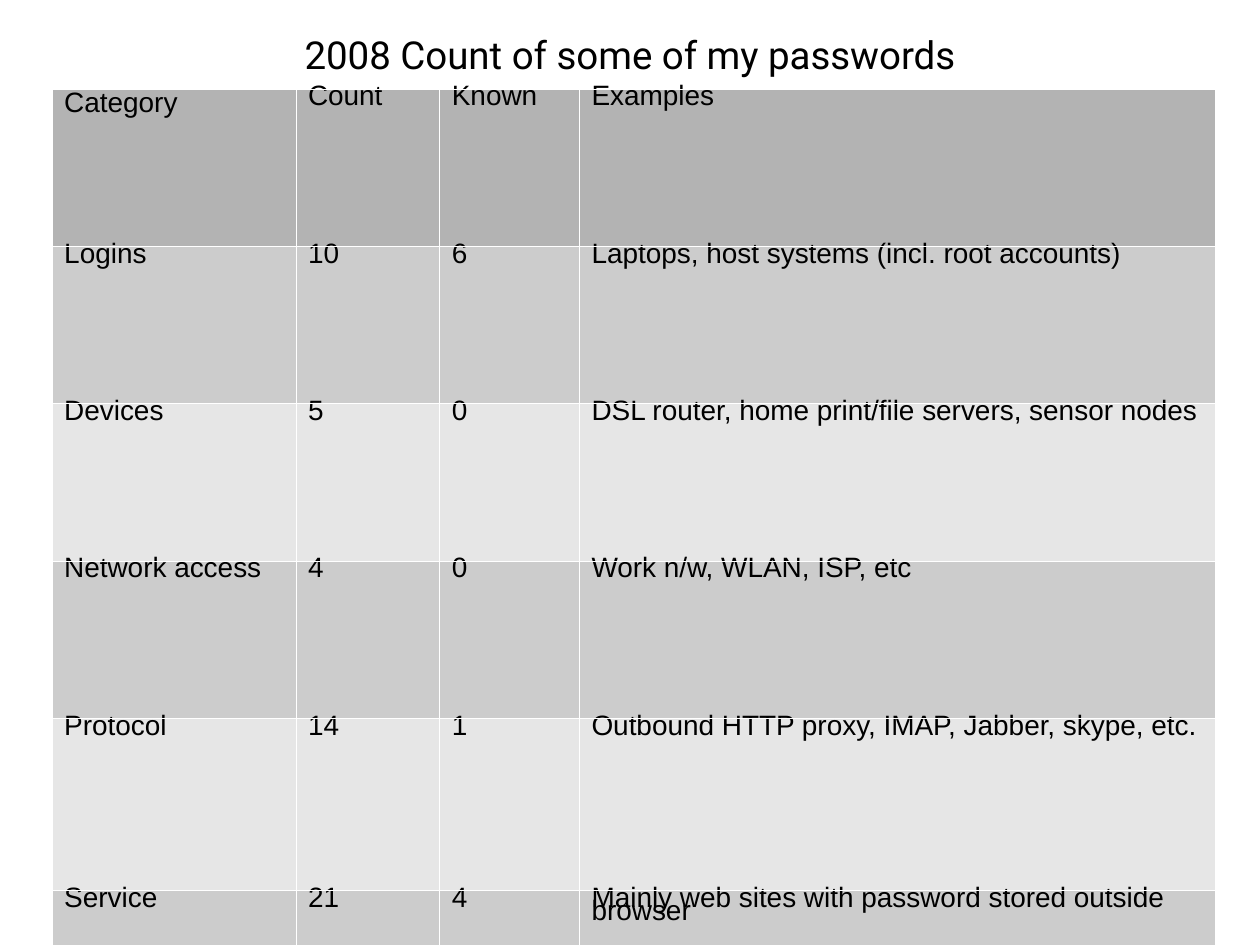
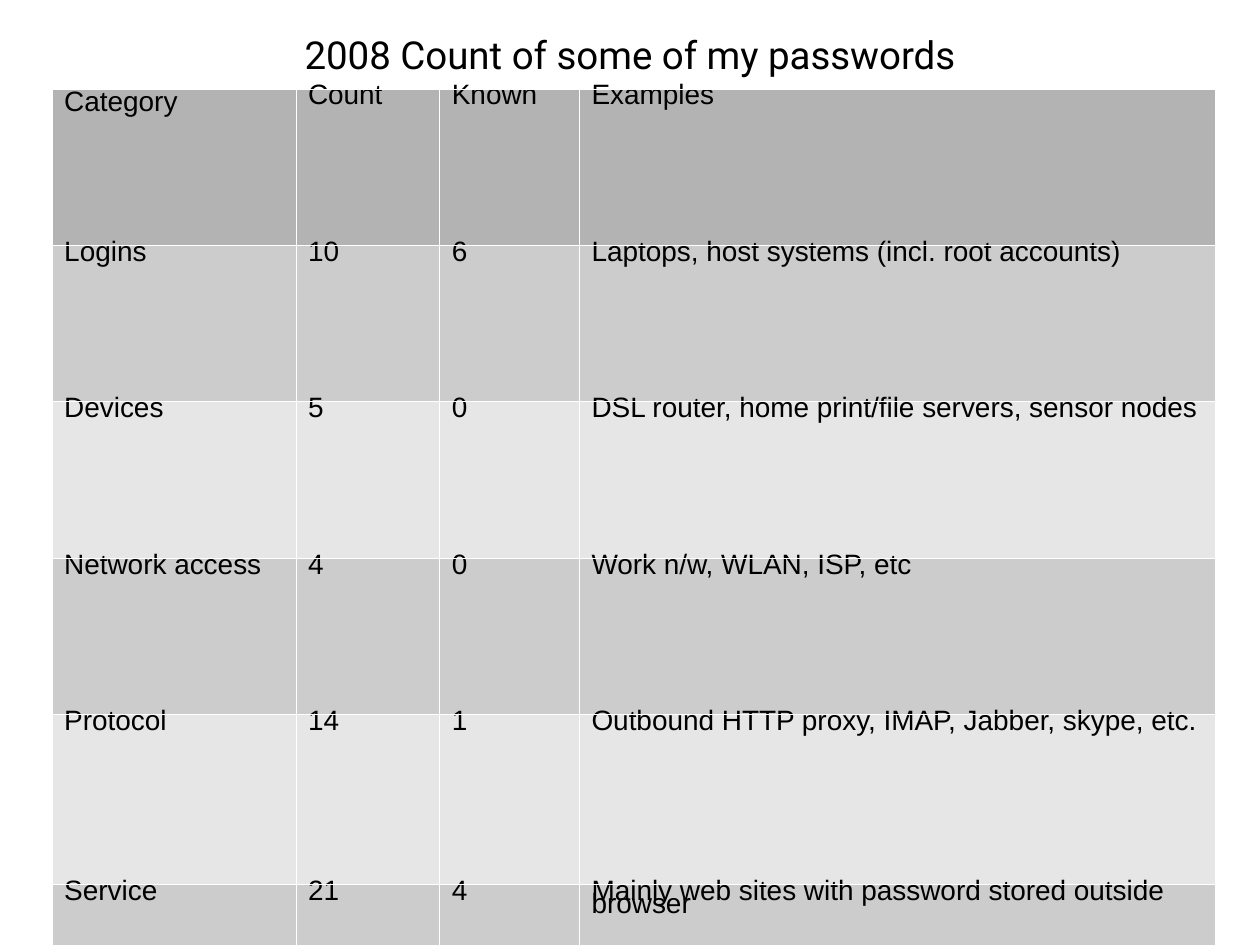
Before and after one commit to sftcd/cs7053, a slide deck: slide 53 of 2016lectures/02-concepts.ppt. Drawn at 1260x945 pixels with LibreOffice and Linux fonts; fonts in the diff are those of the drawing. Boxes give left, top, right and bottom in pixels: in the first picture for what was removed or moved away, otherwise in the second. Text is boxed around its words. In the diff, an @@ line names an element or a change of style, - is before the commit and + after.

```diff
--- a/2016lectures/02-concepts.ppt
+++ b/2016lectures/02-concepts.ppt
@@ table at [52, 88, 1215, 945] @@
@@ line spacing 0.71 to 0.66 @@
@@ line spacing 0.43 to 0.4 @@
```
Also in this commit, not shown: 11 other slides changed, 1 other file.
